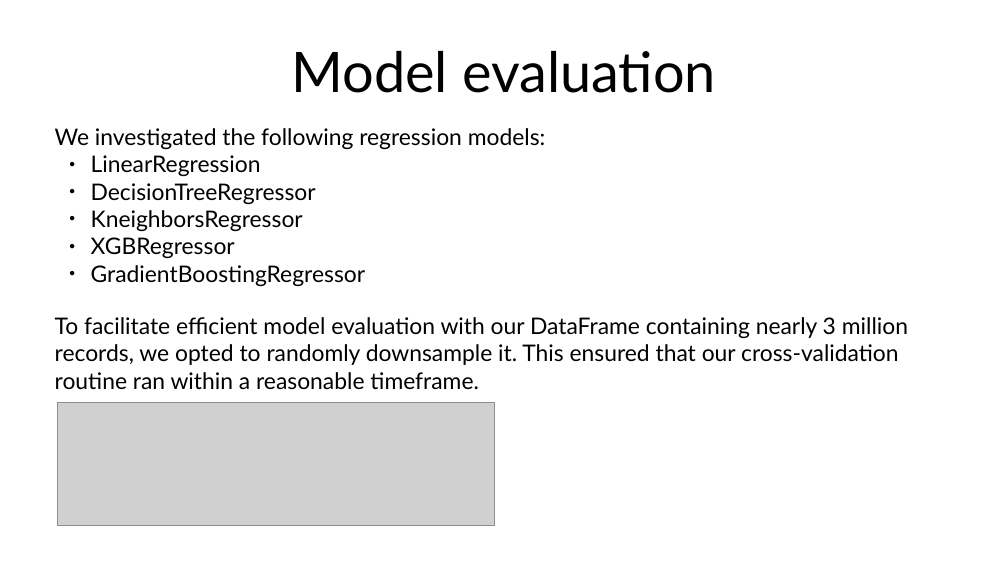
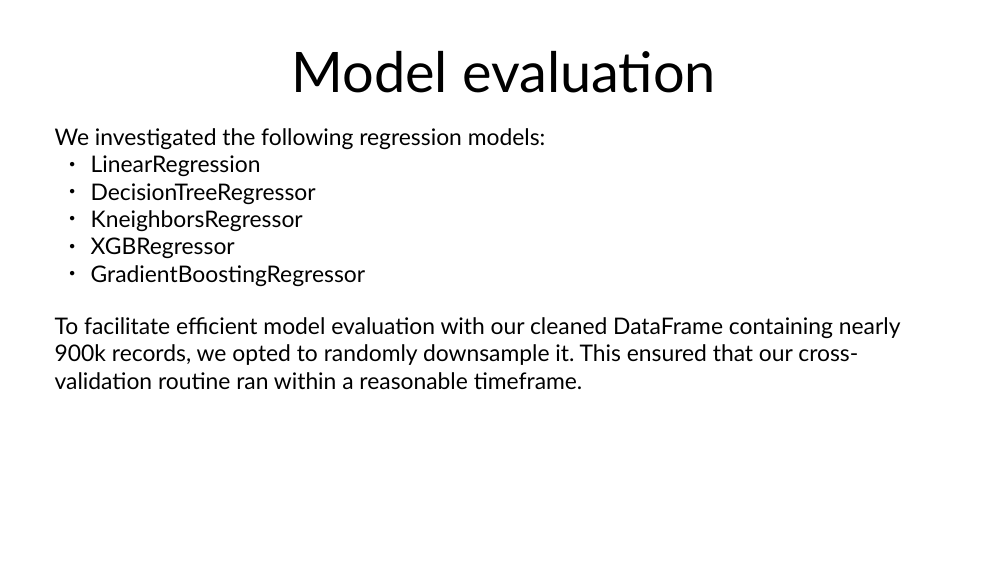
Before and after one commit to abourang/Zillow, a slide deck: slide 5 of presentation/Presentation.odp. Drawn at 1008x567 pixels with LibreOffice and Linux fonts; fonts in the diff are those of the drawing; grey boxes stand for pictures. Boxes give left, top, right and bottom in pixels: in the first picture for what was removed or moved away, otherwise in the second. Text is boxed around its words. In the diff, an @@ line names an element or a change of style, - is before the commit and + after.

```diff
--- a/presentation/Presentation.odp
+++ b/presentation/Presentation.odp
@@ text at (x1=55, y1=317, x2=901, y2=390): text changed @@
-To facilitate efficient model evaluation with our DataFrame containing nearly 3 million records, we opted to randomly downsample it. This ensured that our cross-validation routine ran within a reasonable timeframe.
+To facilitate efficient model evaluation with our cleaned DataFrame containing nearly 900k records, we opted to randomly downsample it. This ensured that our cross-validation routine ran within a reasonable timeframe.
@@ picture removed at (x1=58, y1=402, x2=495, y2=526) @@
```
Also in this commit, not shown: 2 other slides changed, 3 slides added, 1 slide removed, 12 other files.
